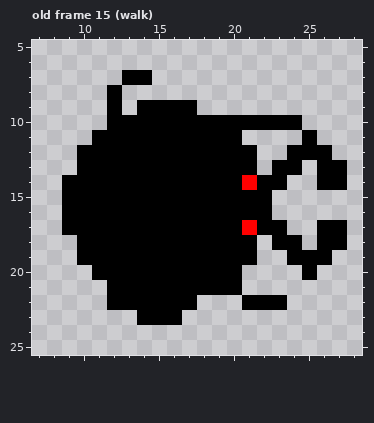
A pixel-art file gets an edit: spidy.aseprite. Above is the file before it was changed.
32x32 pixels, 17 frames. Shown: old frame 15 (walk): x 7..28, y 5..25. The commit also changed other frames, which this record leaves out.
And afterwards:
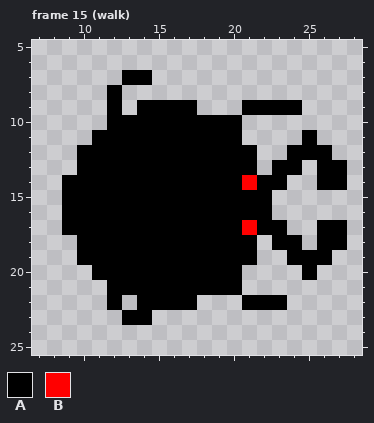
Palette (. is transparent): A #000000  B #ff0000
A new or re-ordered frame is compared with the old frame closest to it.
What changed:
frames 17 -> 22
Frame 15 (walk) is new; against old frame 15 (walk):
y 9: x 21..24 .... -> AAAA
y 10: x 21..24 AAAA -> ....
y 22: x 13 A -> .
y 23: x 13 . -> A; x 15..16 AA -> ..
